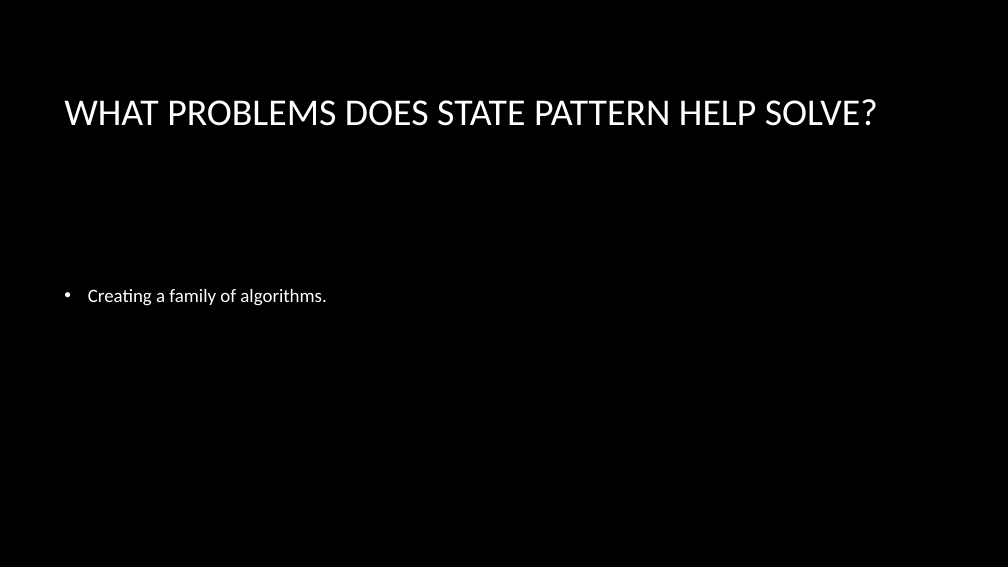
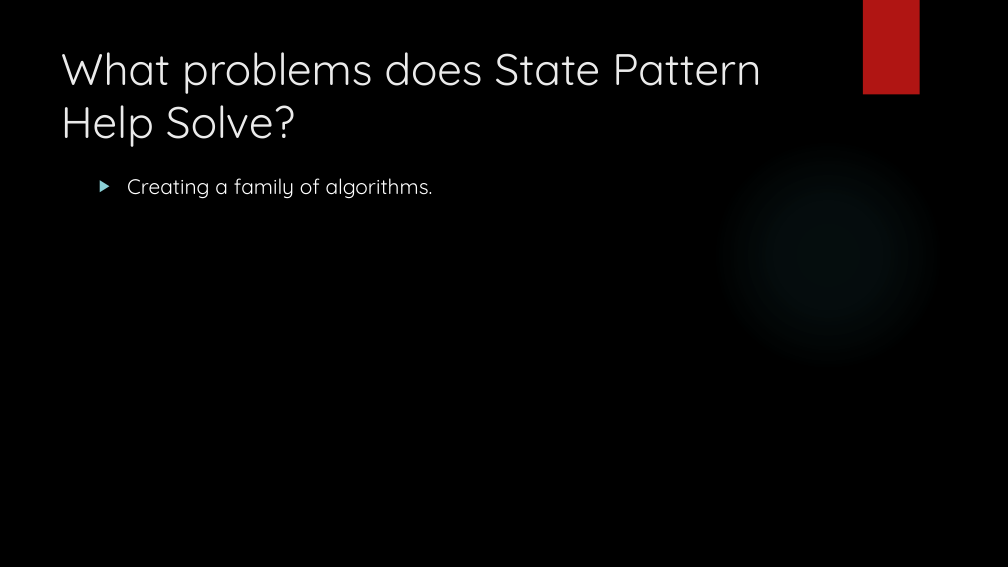
Before and after one commit to dundane/CSC360Demos, a slide deck: slide 69 of CSC360Demo/Design Patterns Slide Show.pptx (slide 67 before the commit). Drawn at 1008x567 pixels with LibreOffice and Linux fonts; fonts in the diff are those of the drawing; background and template pictures are left out. Boxes give left, top, right and bottom in pixels: in the first picture for what was removed or moved away, otherwise in the second. Text is boxed around its words. In the diff, an @@ line names an element or a change of style, - is before the commit and + after.

```diff
--- a/CSC360Demo/Design Patterns Slide Show.pptx
+++ b/CSC360Demo/Design Patterns Slide Show.pptx
@@ rectangle added at (863, 0, 920, 95), fill #B01513 @@
@@ title "What problems does State Pattern ..." at (61, 52, 761, 147): vertical alignment middle to top @@
@@ title at (61, 52, 761, 147): text changed; size 36 to 42 pt; font Calibri to Quicksand; text colour #FFFFFF to #EBEBEB @@
-WHAT PROBLEMS DOES STATE PATTERN HELP SOLVE?
+What problems does State Pattern Help Solve?
@@ text "Creating a family of algorithms.": place and size @@
-text "Creating a family of algorithms." at (88, 289, 326, 306)
+text "Creating a family of algorithms." at (127, 178, 433, 199)
@@ text "Creating a family of algorithms." at (127, 178, 433, 199): size 18 to 20 pt, font Calibri to Quicksand; bullet • to ▶; bullet colour #FFFFFF to #8AD0D6; vertical alignment middle to top @@
```
Also in this commit, not shown: 121 other slides changed, 6 slides added, 1 slide removed, 55 other files.
